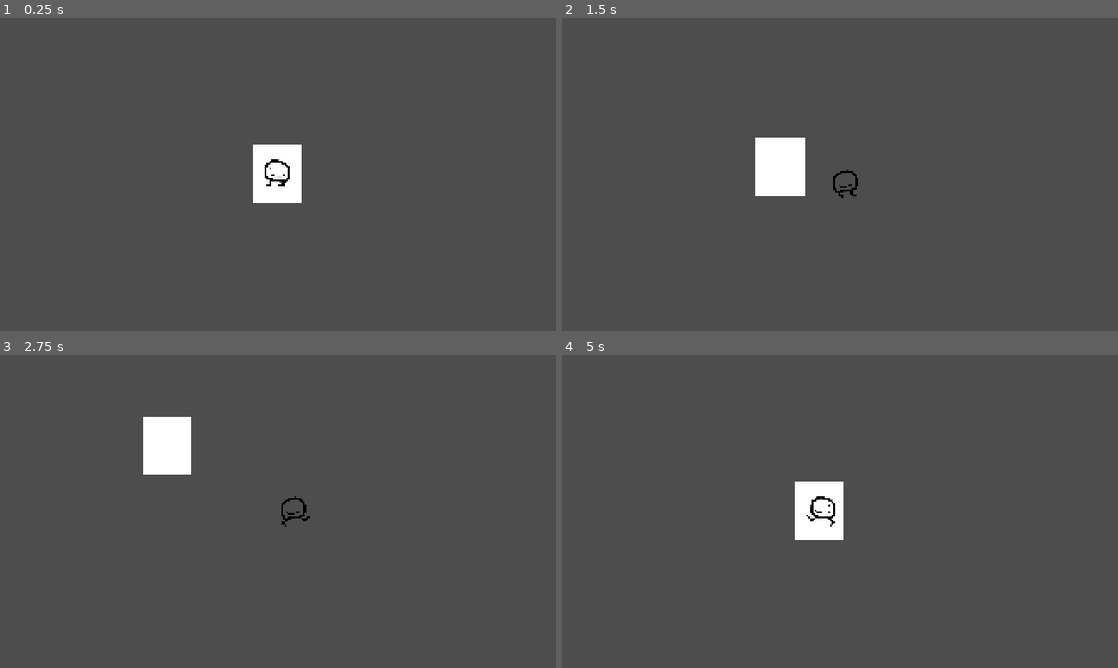
Above: before the commit, frames 1-4 (two rows, left to right).
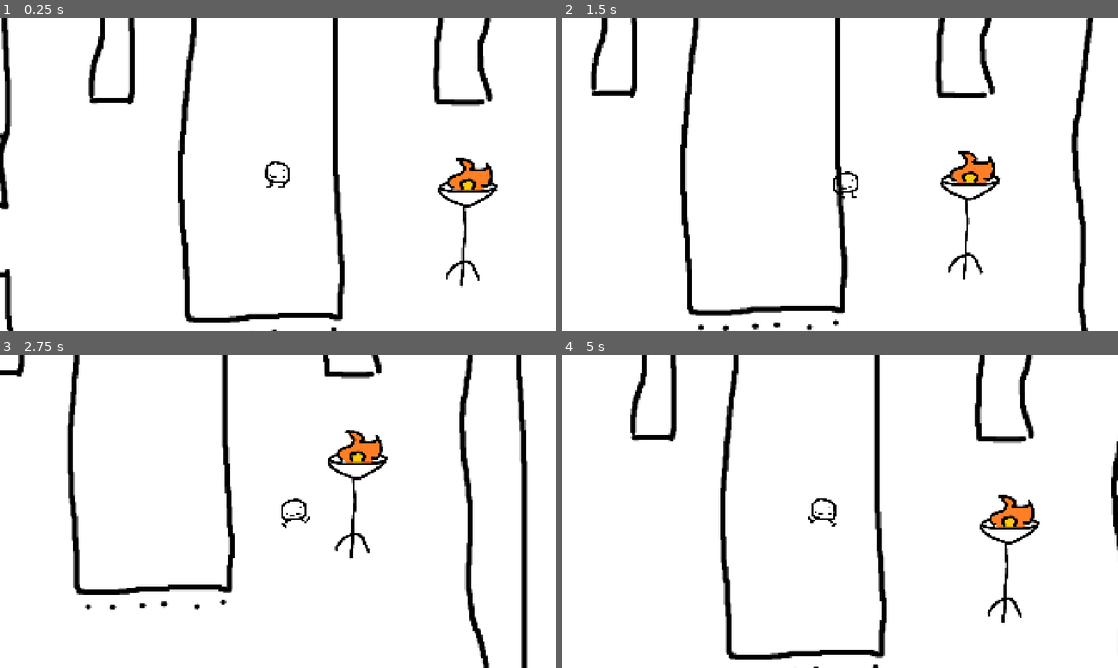
Above: after the commit, the same moments.

Repository: clara0201/NotToday
Game: Godot game, scene res://scenes/main scene/castle.tscn
The game is run twice, just before and just after one commit, with the same random seed, the same clock (stepped at 60 frames per second) and the same inputs.
Inputs:
- Up to frame 1 (0.25 s): no input
- Up to frame 2 (1.5 s): tap Enter at 0.5 s; hold D (right) 0.53-1.28 s; hold S (down) from 1.28 s (still down)
- Up to frame 3 (2.75 s): release S (down) at 2.03 s; hold D (right) from 2.03 s (still down)
- Up to frame 4 (5 s): release D (right) at 2.78 s; hold W (up) 2.78-3.53 s; hold A (left) from 3.53 s (still down)

The runs differ from the first frame. In frame 1, 98% of the frame differs, in the area x 0-100%, y 0-100%; in frame 2, 98%; in frame 3, 98%; in frame 4, 98%.

Commit message:
Locked the lad in a room

Diff:
--- a/not-today/scenes/main scene/castle.tscn
+++ b/not-today/scenes/main scene/castle.tscn
@@ -1,17 +1,23 @@
 [gd_scene format=3 uid="uid://bso0e5o4mgbly"]
 
 [ext_resource type="Script" uid="uid://st5bvixnhx2f" path="res://scenes/main scene/camera_2d.gd" id="1_7r2yl"]
+[ext_resource type="Texture2D" uid="uid://dsrw35hscdvnp" path="res://assets/courtTemp.png" id="1_u6f05"]
 [ext_resource type="Script" uid="uid://buekkab7cq6dd" path="res://scenes/main scene/player.gd" id="2_pi1jp"]
+[ext_resource type="Texture2D" uid="uid://c3h3iox2wyyna" path="res://assets/lamp.png" id="3_4jbif"]
 [ext_resource type="Texture2D" uid="uid://i8ojs5t3c053" path="res://scenes/main scene/SpriteTemp.png" id="3_u6f05"]
 [ext_resource type="Texture2D" uid="uid://dc35p2r1bv2dm" path="res://scenes/main scene/SpriteTemp01 - Copy.png" id="4_4jbif"]
 [ext_resource type="Texture2D" uid="uid://dft5udjgu727a" path="res://scenes/main scene/SpriteTemp02 - Copy.png" id="5_s1hkd"]
 [ext_resource type="Texture2D" uid="uid://dt2gmywqqt0q7" path="res://scenes/main scene/SpriteTemp02.png" id="6_ohiwn"]
 [ext_resource type="Texture2D" uid="uid://cm0150lw5ilec" path="res://scenes/main scene/SpriteTemp01.png" id="7_3mmif"]
 
-[sub_resource type="CanvasTexture" id="CanvasTexture_tgexr"]
+[sub_resource type="CircleShape2D" id="CircleShape2D_g4qgy"]
+radius = 56.0803
 
-[sub_resource type="RectangleShape2D" id="RectangleShape2D_dhvi1"]
-size = Vector2(90, 96)
+[sub_resource type="RectangleShape2D" id="RectangleShape2D_g4qgy"]
+size = Vector2(133, 144)
+
+[sub_resource type="RectangleShape2D" id="RectangleShape2D_udjd0"]
+size = Vector2(163, 129)
 
 [sub_resource type="SpriteFrames" id="SpriteFrames_udjd0"]
 animations = [{
@@ -46,17 +52,39 @@
 "speed": 5.0
 }]
 
+[sub_resource type="CircleShape2D" id="CircleShape2D_dhvi1"]
+radius = 50.447994
+
 [node name="Node2D" type="Node2D" unique_id=710089954]
+
+[node name="Collisions" type="StaticBody2D" parent="." unique_id=948260857]
+
+[node name="CollisionShape2D3" type="CollisionShape2D" parent="Collisions" unique_id=1126242797]
+position = Vector2(639, 356)
+shape = SubResource("CircleShape2D_g4qgy")
+
+[node name="CollisionPolygon2D" type="CollisionPolygon2D" parent="Collisions" unique_id=1964603333]
+polygon = PackedVector2Array(1082, -1077, 1096, 916, 214, 911, 209, 1082, -308, 1082, -282, 922, -941, 934, -936, 349, -1104, 349, -1118, 928, -1920, 948, -1920, -245, -1132, -270, -1130, 109, -953, 109, -916, -1084, 1247, -1084, 291, -1509, -2188, -1372, -2305, 979, -1044, 1704, 1855, 1444, 2454, 289, 2254, -1086, 1838, -1343)
+
+[node name="CollisionShape2D" type="CollisionShape2D" parent="Collisions" unique_id=467455742]
+position = Vector2(-571.5, -333)
+shape = SubResource("RectangleShape2D_g4qgy")
+
+[node name="CollisionShape2D2" type="CollisionShape2D" parent="Collisions" unique_id=762477035]
+position = Vector2(630.5, -315.5)
+shape = SubResource("RectangleShape2D_udjd0")
 
 [node name="Camera2D" type="Camera2D" parent="." unique_id=2020563840]
 process_callback = 0
 script = ExtResource("1_7r2yl")
 SPEED = 5
 
-[node name="Sprite2D" type="Sprite2D" parent="." unique_id=1595267212]
-position = Vector2(-1.5000076, -1.0000043)
-scale = Vector2(169, 200.00002)
-texture = SubResource("CanvasTexture_tgexr")
+[node name="TextureRect" type="TextureRect" parent="." unique_id=1394335509]
+offset_left = -1920.0
+offset_top = -1080.0
+offset_right = 1920.0
+offset_bottom = 1080.0
+texture = ExtResource("1_u6f05")
 
 [node name="Player" type="CharacterBody2D" parent="." unique_id=690931745]
 script = ExtResource("2_pi1jp")
@@ -67,11 +95,13 @@
 scale = Vector2(0.24218749, 0.24879257)
 texture = ExtResource("3_u6f05")
 
-[node name="CollisionShape2D" type="CollisionShape2D" parent="Player" unique_id=1853553819]
-position = Vector2(0, -3)
-shape = SubResource("RectangleShape2D_dhvi1")
-
 [node name="AnimatedSprite2D" type="AnimatedSprite2D" parent="Player" unique_id=284465383]
-position = Vector2(-2.0117817, -4.999997)
 scale = Vector2(0.28235286, 0.28235292)
 sprite_frames = SubResource("SpriteFrames_udjd0")
+
+[node name="CollisionShape2D" type="CollisionShape2D" parent="Player" unique_id=1744312612]
+shape = SubResource("CircleShape2D_dhvi1")
+
+[node name="Sprite2D2" type="Sprite2D" parent="." unique_id=1659786690]
+position = Vector2(672, 152)
+texture = ExtResource("3_4jbif")
Binary file added: not-today/assets/courtTemp.png
Not shown, added: not-today/assets/courtTemp.png.import
Binary file added: not-today/assets/lamp.png
Not shown, added: not-today/assets/lamp.png.import
